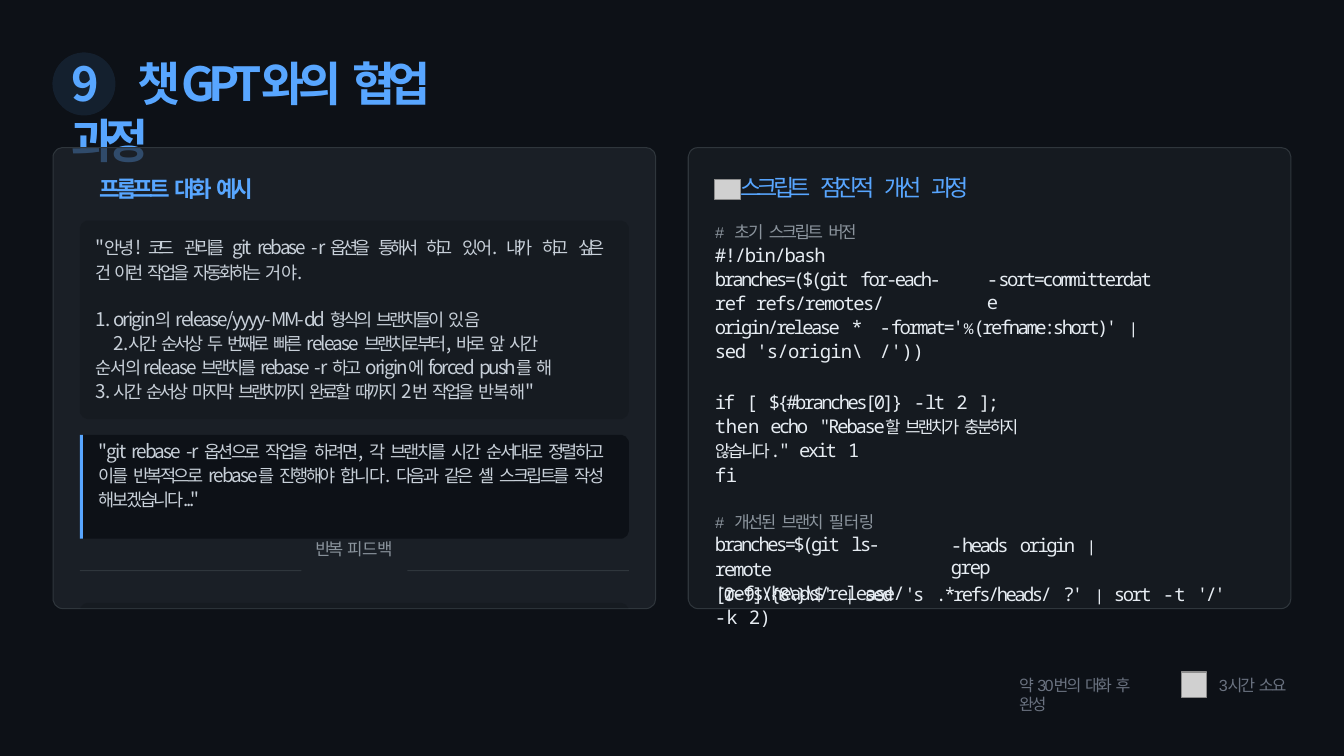
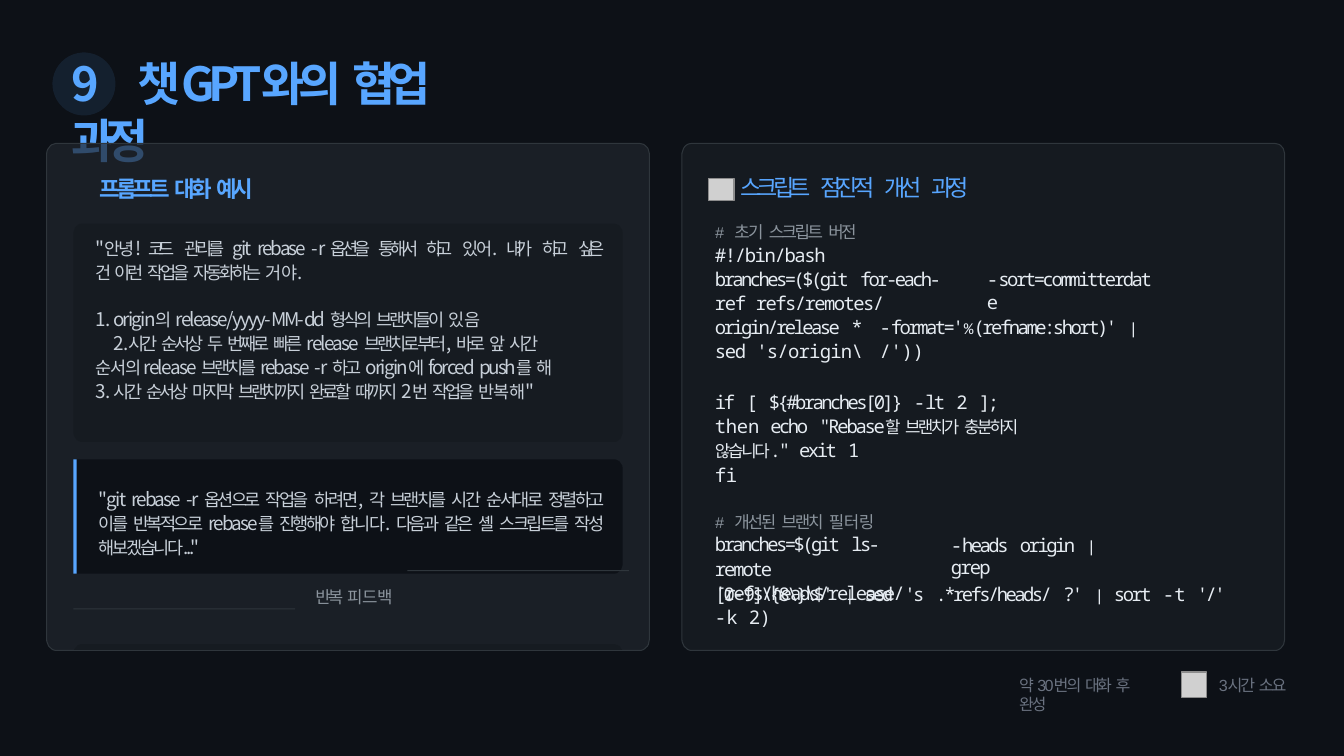
Before and after one commit to restful3/ds4th_study, a slide deck: slide 10 of source/요즘_우아한_AI개발/ch02_챗GPT를_활용한_Git_Flow_관리_자동화_태영.pptx. Drawn at 1344x756 pixels with LibreOffice and Linux fonts; fonts in the diff are those of the drawing; grey boxes stand for pictures; background and template pictures are left out. Boxes give left, top, right and bottom in pixels: in the first picture for what was removed or moved away, otherwise in the second. Text is boxed around its words. In the diff, an @@ line names an element or a change of style, - is before the commit and + after.

```diff
--- a/source/요즘_우아한_AI개발/ch02_챗GPT를_활용한_Git_Flow_관리_자동화_태영.pptx
+++ b/source/요즘_우아한_AI개발/ch02_챗GPT를_활용한_Git_Flow_관리_자동화_태영.pptx
@@ freeform shape: place and size @@
-freeform shape at [53, 147, 656, 608]
+freeform shape at [46, 143, 649, 650]
@@ freeform shape: place and size @@
-freeform shape at [53, 147, 656, 608]
+freeform shape at [46, 143, 649, 650]
@@ freeform shape: place and size @@
-freeform shape at [689, 147, 1292, 608]
+freeform shape at [683, 143, 1286, 650]
@@ freeform shape: place and size @@
-freeform shape at [689, 147, 1292, 608]
+freeform shape at [683, 143, 1286, 650]
@@ text "프롬프트 대화 예시" rewrapped from [95, 178, 605, 556] to [95, 178, 605, 604] @@
@@ picture: place and size @@
-picture at [715, 179, 740, 200]
+picture at [709, 178, 734, 201]
@@ freeform shape: place and size @@
-freeform shape at [80, 221, 629, 419]
+freeform shape at [74, 224, 623, 443]
@@ freeform shape: place and size @@
-freeform shape at [80, 435, 83, 538]
+freeform shape at [74, 460, 77, 574]
@@ freeform shape: place and size @@
-freeform shape at [82, 435, 629, 538]
+freeform shape at [75, 460, 622, 574]
@@ freeform shape: place and size @@
-freeform shape at [80, 571, 301, 572]
+freeform shape at [74, 608, 295, 609]
@@ freeform shape: place and size @@
-freeform shape at [81, 603, 629, 608]
+freeform shape at [75, 644, 623, 650]
```
Also in this commit, not shown: 2 other slides changed, 2 other files.
